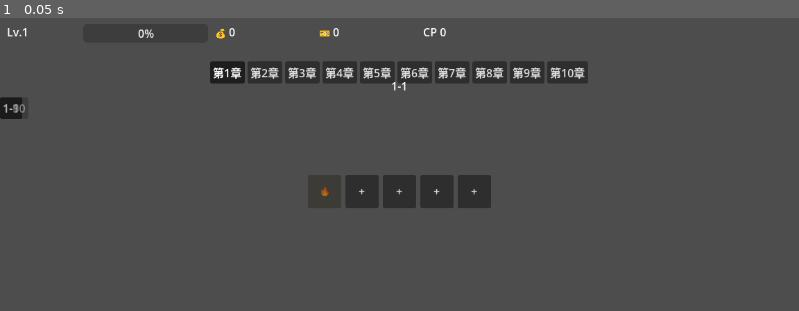
Above: before the commit, frame 1.
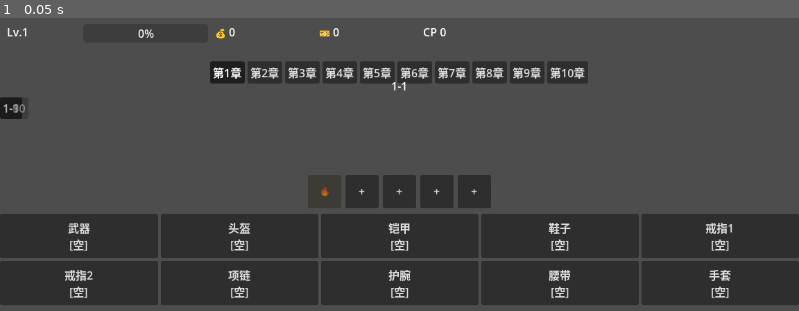
Above: after the commit, the same moment.

Repository: intyouss/adventure-game
Game: Godot game, scene res://scenes/main/main_scene.tscn
Same seed, same stepped clock (60 frames per second), same inputs: the game is played once before the commit and once after it. This scene is started directly instead of the project's main scene.
Inputs:
- Up to frame 1 (0.05 s): no input

The runs differ from the first frame. In frame 1, 29% of the frame differs, in the area x 0-100%, y 66-98%.
Error in both runs: Invalid access to property or key 'skill_updated' on a base object of type 'Node (event_bus.gd)'. (res://scenes/main/battle_area.gd:20)

Commit message:
feat: simplified equipment area with 10-slot grid

Diff:
--- /dev/null
+++ b/client/scenes/main/equipment_area.gd
@@ -0,0 +1,49 @@
+extends Control
+
+const SLOTS = ["weapon","helmet","armor","shoes","ring1","ring2","necklace","bracer","belt","gloves"]
+const SLOT_NAMES = {
+	"weapon":"武器","helmet":"头盔","armor":"铠甲","shoes":"鞋子",
+	"ring1":"戒指1","ring2":"戒指2","necklace":"项链","bracer":"护腕","belt":"腰带","gloves":"手套"
+}
+
+@onready var slot_grid = $SlotGrid
+
+func _ready():
+	EventBus.inventory_changed.connect(_refresh)
+	_refresh()
+
+func _refresh():
+	for slot_name in SLOTS:
+		var equip_uid = PlayerState.equipped.get(slot_name, "")
+		var btn = slot_grid.get_node_or_null(slot_name)
+		if not btn or not btn is Button:
+			continue
+		if equip_uid != "" and equip_uid != null:
+			var found = _find_item_by_uid(equip_uid)
+			if not found.is_empty():
+				var model = EquipmentModel.new().from_dict(found)
+				btn.text = "%s\n%s" % [SLOT_NAMES.get(slot_name, slot_name), model.get_quality_name()]
+				btn.modulate = model.get_quality_color()
+			else:
+				btn.text = "%s\n[空]" % SLOT_NAMES.get(slot_name, slot_name)
+				btn.modulate = Color.WHITE
+		else:
+			btn.text = "%s\n[空]" % SLOT_NAMES.get(slot_name, slot_name)
+			btn.modulate = Color.WHITE
+
+		var slot_name_for_connect = slot_name
+		btn.pressed.connect(func(): _on_unequip(slot_name_for_connect))
+
+func _on_unequip(slot_name: String):
+	var equip_uid = PlayerState.equipped.get(slot_name, "")
+	if equip_uid == "" or equip_uid == null:
+		return
+	await NetworkManager.request("POST", "/api/equipment/unequip", {"slot": slot_name})
+	await PlayerState.load_equipment()
+	_refresh()
+
+func _find_item_by_uid(uid: String) -> Dictionary:
+	for item in PlayerState.equipment_inventory:
+		if item.get("uid", item.get("id", "")) == uid:
+			return item
+	return {}
--- a/client/scenes/main/main_scene.tscn
+++ b/client/scenes/main/main_scene.tscn
@@ -1,10 +1,12 @@
-[gd_scene load_steps=4 format=3 uid=""]
+[gd_scene load_steps=5 format=3 uid=""]
 
 [ext_resource type="Script" path="res://scenes/main/main_ui.gd" id="1_main_ui"]
 
 [ext_resource type="Script" path="res://scenes/main/bottom_button_row.gd" id="2_bottom_button_row"]
 
 [ext_resource type="Script" path="res://scenes/main/battle_area.gd" id="3_battle_area"]
+
+[ext_resource type="Script" path="res://scenes/main/equipment_area.gd" id="4_equipment_area"]
 
 [node name="Main" type="Control"]
 layout_mode = 3
@@ -120,11 +122,87 @@
 
 [node name="EquipmentArea" type="Control" parent="."]
 layout_mode = 1
-anchor_left = 0.0
-anchor_top = 0.0
-anchor_right = 1.0
 offset_top = 280.0
 offset_bottom = 420.0
+offset_right = 1152.0
+script = ExtResource("4_equipment_area")
+
+[node name="SlotGrid" type="GridContainer" parent="EquipmentArea"]
+layout_mode = 1
+offset_top = 4.0
+offset_right = 1152.0
+offset_bottom = 136.0
+columns = 5
+
+[node name="weapon" type="Button" parent="EquipmentArea/SlotGrid"]
+layout_mode = 2
+size_flags_horizontal = 3
+size_flags_vertical = 3
+text = "武器
+[空]"
+
+[node name="helmet" type="Button" parent="EquipmentArea/SlotGrid"]
+layout_mode = 2
+size_flags_horizontal = 3
+size_flags_vertical = 3
+text = "头盔
+[空]"
+
+[node name="armor" type="Button" parent="EquipmentArea/SlotGrid"]
+layout_mode = 2
+size_flags_horizontal = 3
+size_flags_vertical = 3
+text = "铠甲
+[空]"
+
+[node name="shoes" type="Button" parent="EquipmentArea/SlotGrid"]
+layout_mode = 2
+size_flags_horizontal = 3
+size_flags_vertical = 3
+text = "鞋子
+[空]"
+
+[node name="ring1" type="Button" parent="EquipmentArea/SlotGrid"]
+layout_mode = 2
+size_flags_horizontal = 3
+size_flags_vertical = 3
+text = "戒指1
+[空]"
+
+[node name="ring2" type="Button" parent="EquipmentArea/SlotGrid"]
+layout_mode = 2
+size_flags_horizontal = 3
+size_flags_vertical = 3
+text = "戒指2
+[空]"
+
+[node name="necklace" type="Button" parent="EquipmentArea/SlotGrid"]
+layout_mode = 2
+size_flags_horizontal = 3
+size_flags_vertical = 3
+text = "项链
+[空]"
+
+[node name="bracer" type="Button" parent="EquipmentArea/SlotGrid"]
+layout_mode = 2
+size_flags_horizontal = 3
+size_flags_vertical = 3
+text = "护腕
+[空]"
+
+[node name="belt" type="Button" parent="EquipmentArea/SlotGrid"]
+layout_mode = 2
+size_flags_horizontal = 3
+size_flags_vertical = 3
+text = "腰带
+[空]"
+
+[node name="gloves" type="Button" parent="EquipmentArea/SlotGrid"]
+layout_mode = 2
+size_flags_horizontal = 3
+size_flags_vertical = 3
+text = "手套
+[空]"
 
 [node name="ChestArea" type="Control" parent="."]
 layout_mode = 1
